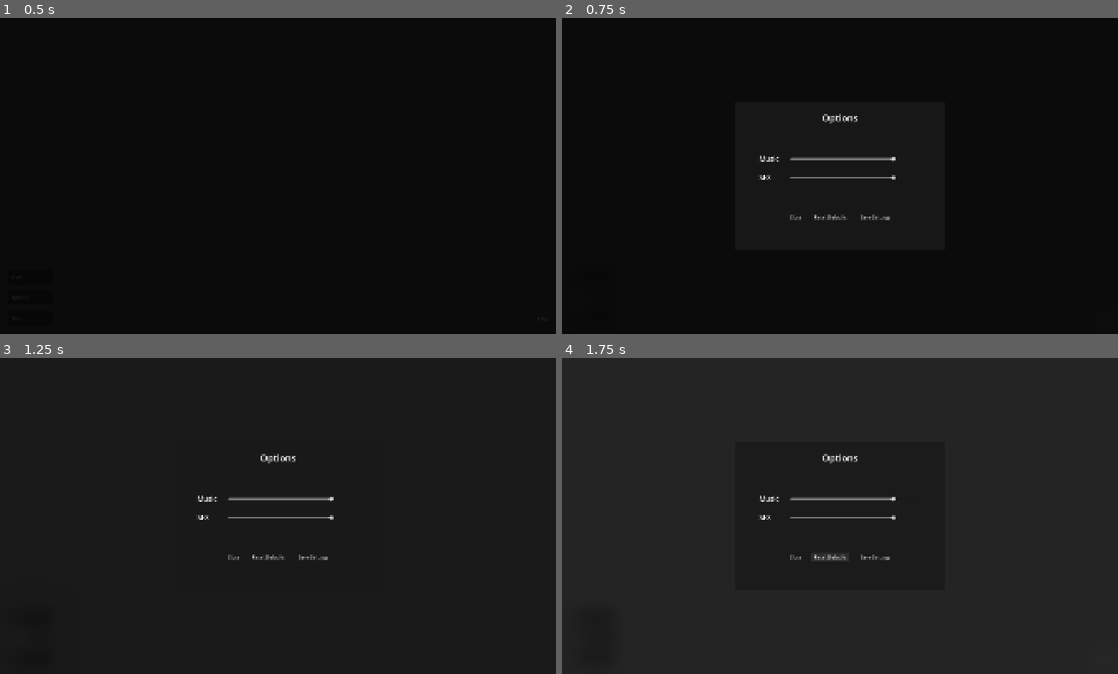
Above: before the commit, frames 1-4 (two rows, left to right).
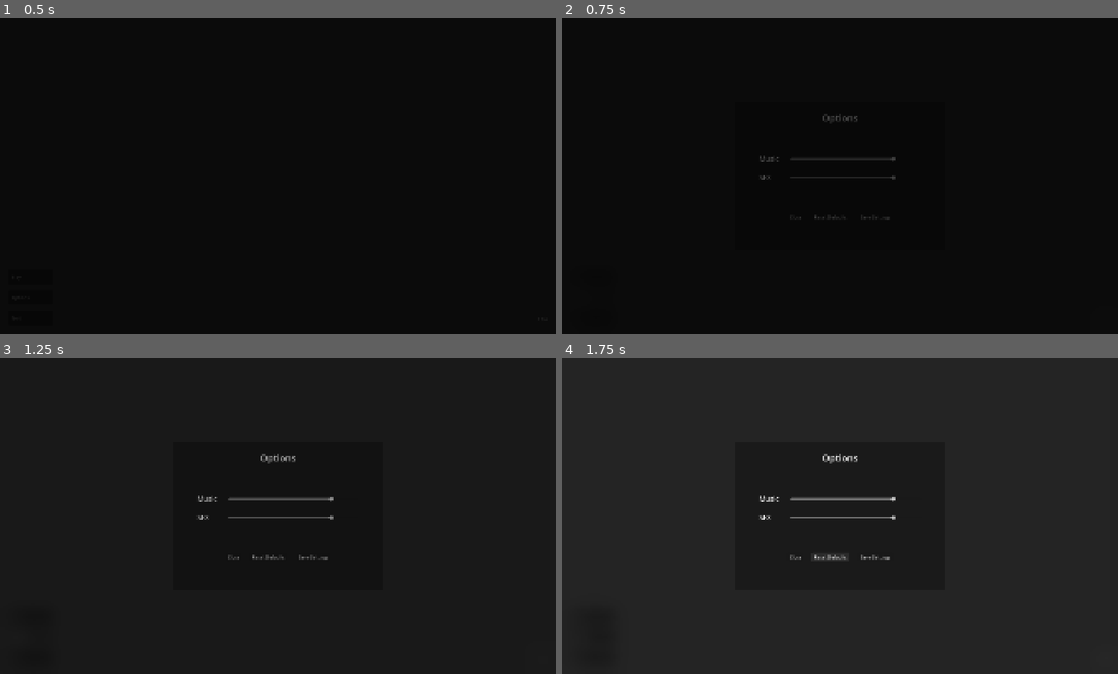
Above: after the commit, the same moments.

Repository: Yolo-Arts/ChoppingLogs
Game: Godot game, scene res://Game/main_game.tscn
The game is run twice, just before and just after one commit, with the same random seed, the same clock (stepped at 60 frames per second) and the same inputs. The engine's default icon, where the game draws it, is replaced by a stand-in: a white triangle on a blue panel in a dark square.
Inputs:
- Up to frame 1 (0.5 s): no input
- Up to frame 2 (0.75 s): click "Options" at 0.5 s
- Up to frame 3 (1.25 s): no input
- Up to frame 4 (1.75 s): click "Reset Defaults" at 1.25 s

Frame 1 is identical in both runs. In frame 2, 0.6% of the frame differs, in the area x 35-60%, y 30-64%; in frame 3, 0.4%; in frame 4, less than 0.1%.

Commit message:
Added bulletin controller
refactored global script so that pause and settings menu are managed through the bulletin controller.

Diff:
--- a/AutoLoads/Globals.gd
+++ b/AutoLoads/Globals.gd
@@ -1,9 +1,4 @@
 extends Node
-
-var settings_menu = null
-var settings_menu_scene: PackedScene = preload("res://UI/settings_menu.tscn")
-var pause_menu = null
-var pause_menu_scene: PackedScene = preload("res://UI/pause_screen.tscn")
 
 @export_enum("Menu", "LevelOne", "LevelTwo", "Endless") var scene: String = "Menu"
 
@@ -19,17 +14,3 @@
 	AudioServer.set_bus_mute(SFX_BUS_ID, user_prefs.sfx_volume < .05)
 	AudioServer.set_bus_volume_db(MUSIC_BUS_ID, linear_to_db(user_prefs.music_volume))
 	AudioServer.set_bus_mute(MUSIC_BUS_ID, user_prefs.music_volume < .05)
-
-func open_settings_menu():
-	if not settings_menu:
-		settings_menu = settings_menu_scene.instantiate()
-		get_tree().root.add_child(settings_menu)
-	else:
-		push_warning("settings menu already exists in this scene")
-
-func open_pause_menu():
-	if not pause_menu:
-		pause_menu = pause_menu_scene.instantiate()
-		get_tree().root.add_child(pause_menu)
-	else:
-		push_warning("pause menu already exists in this scene")
--- a/AutoLoads/event_system.gd
+++ b/AutoLoads/event_system.gd
@@ -1,3 +1,7 @@
 extends Node
 
+signal BUL_create_bulletin
+signal BUL_destroy_bulletin
+signal BUL_destroy_all_bulletins
+
 signal STA_change_stage
--- /dev/null
+++ b/Bulletins/bulletin.gd
@@ -0,0 +1,5 @@
+extends Control
+class_name Bulletin
+
+func initialize(_extra_arg) -> void:
+	pass
--- /dev/null
+++ b/Bulletins/bulletin_template.tscn
@@ -0,0 +1,12 @@
+[gd_scene format=3 uid="uid://clhtfvfgqe3pp"]
+
+[ext_resource type="Script" uid="uid://cndbr06dlux5j" path="res://Bulletins/bulletin.gd" id="1_unf5i"]
+
+[node name="BulletinTemplate" type="Control" unique_id=494102939]
+layout_mode = 3
+anchors_preset = 15
+anchor_right = 1.0
+anchor_bottom = 1.0
+grow_horizontal = 2
+grow_vertical = 2
+script = ExtResource("1_unf5i")
--- /dev/null
+++ b/Game/Config/bulletin_config.gd
@@ -0,0 +1,16 @@
+class_name BulletinConfig
+
+enum Keys{
+	PauseMenu,
+	SettingsMenu
+}
+
+
+static func get_bulletin(bulletin_key:Keys) -> Node:
+	return load(BULLETIN_PATHS[bulletin_key]).instantiate()
+
+
+const BULLETIN_PATHS := {
+	Keys.PauseMenu : "res://UI/pause_screen.tscn",
+	Keys.SettingsMenu : "res://UI/settings_menu.tscn"
+}
--- /dev/null
+++ b/Game/Managers/bulletin_controller.gd
@@ -0,0 +1,28 @@
+extends Node
+
+var bulletins := {}
+
+func _enter_tree() -> void:
+	EventSystem.BUL_create_bulletin.connect(create_bulletin)
+	EventSystem.BUL_destroy_bulletin.connect(destroy_bulletin)
+	EventSystem.BUL_destroy_all_bulletins.connect(destroy_all_bulletins)
+
+func create_bulletin(bulletin_key:BulletinConfig.Keys, _extra_arg = null) -> void:
+	if bulletins.has(bulletin_key):
+		return
+
+	var new_bulletin: Bulletin = BulletinConfig.get_bulletin(bulletin_key)
+	new_bulletin.initialize(_extra_arg)
+	add_child(new_bulletin)
+	bulletins[bulletin_key] = new_bulletin
+
+func destroy_bulletin(bulletin_key:BulletinConfig.Keys) -> void:
+	if bulletins.has(bulletin_key):
+		bulletins[bulletin_key].queue_free()
+		bulletins.erase(bulletin_key)
+
+func destroy_all_bulletins() -> void:
+	for child in get_children():
+		child.queue_free()
+
+	bulletins.clear()
--- a/Game/main_game.tscn
+++ b/Game/main_game.tscn
@@ -1,10 +1,14 @@
 [gd_scene format=3 uid="uid://bd8pw5g1pc7gb"]
 
 [ext_resource type="Script" uid="uid://c2613f8x5vj6g" path="res://Game/Managers/stage_controller.gd" id="1_kxtph"]
+[ext_resource type="Script" uid="uid://now2sdxyg1yo" path="res://Game/Managers/bulletin_controller.gd" id="1_welsx"]
 
 [node name="MainGame" type="Node" unique_id=35583829]
 
 [node name="UILayer" type="CanvasLayer" parent="." unique_id=1208827721]
 
+[node name="BulletinController" type="Node" parent="UILayer" unique_id=1789201587]
+script = ExtResource("1_welsx")
+
 [node name="StageController" type="Node" parent="." unique_id=559222550]
 script = ExtResource("1_kxtph")
--- a/Stages/main/main.gd
+++ b/Stages/main/main.gd
@@ -2,4 +2,5 @@
 
 func _input(event: InputEvent) -> void:
 	if event.is_action_pressed("pause"):
-		Globals.open_pause_menu()
+		#Globals.open_pause_menu()
+		EventSystem.BUL_create_bulletin.emit(BulletinConfig.Keys.PauseMenu)
--- a/Stages/main_menu/start_screen.gd
+++ b/Stages/main_menu/start_screen.gd
@@ -1,7 +1,6 @@
 extends Control
 
 var main_tscn = "uid://cqguftua63irx"
-
 
 func _ready() -> void:
 	Globals.scene = "Menu"
@@ -18,7 +17,7 @@
 
 func _on_options_btn_pressed() -> void:
 	SoundManager.play_menuBtn()
-	Globals.open_settings_menu()
+	EventSystem.BUL_create_bulletin.emit(BulletinConfig.Keys.SettingsMenu)
 
 func _on_quit_btn_pressed() -> void:
 	SoundManager.play_menuBtn()
--- a/UI/pause_screen.gd
+++ b/UI/pause_screen.gd
@@ -1,4 +1,4 @@
-extends CanvasLayer
+extends Bulletin
 
 @onready var resume_btn: Button = %ResumeBtn
 @onready var options_btn: Button = %OptionsBtn
@@ -10,15 +10,19 @@
 	main_menu_btn.pressed.connect(_on_main_menu_btn_pressed)
 	get_tree().paused = true
 
+func _input(event: InputEvent) -> void:
+	if Input.is_action_just_pressed("ui_cancel"):
+		_on_resume_btn_pressed()
+
 func _on_resume_btn_pressed() -> void:
 	get_tree().paused = false
 	SoundManager.play_normalBtn()
-	queue_free()
-
+	EventSystem.BUL_destroy_bulletin.emit(BulletinConfig.Keys.PauseMenu)
 
 func _on_options_btn_pressed() -> void:
 	SoundManager.play_normalBtn()
-	Globals.open_settings_menu()
+	EventSystem.BUL_create_bulletin.emit(BulletinConfig.Keys.SettingsMenu, true)
+	EventSystem.BUL_destroy_bulletin.emit(BulletinConfig.Keys.PauseMenu)
 
 
 func _on_main_menu_btn_pressed() -> void:
--- a/UI/pause_screen.tscn
+++ b/UI/pause_screen.tscn
@@ -1,6 +1,6 @@
 [gd_scene format=3 uid="uid://c0ln2u5hybkr7"]
 
-[ext_resource type="Shader" uid="uid://whc3xvmgjd25" path="res://UI/gaussianBlur.gdshader" id="1_k1q3y"]
+[ext_resource type="Shader" uid="uid://whc3xvmgjd25" path="res://Shaders/gaussianBlur.gdshader" id="1_k1q3y"]
 [ext_resource type="Script" uid="uid://jfk5filh83k" path="res://UI/pause_screen.gd" id="1_pqas3"]
 
 [sub_resource type="ShaderMaterial" id="ShaderMaterial_p4nw2"]
@@ -9,12 +9,19 @@
 shader_parameter/mix_amount = 0.5
 shader_parameter/color_over = Color(0, 0, 0, 1)
 
-[node name="PauseScreen" type="CanvasLayer" unique_id=641903758]
+[node name="PauseScreen" type="Control" unique_id=608497350]
 process_mode = 3
+layout_mode = 3
+anchors_preset = 15
+anchor_right = 1.0
+anchor_bottom = 1.0
+grow_horizontal = 2
+grow_vertical = 2
 script = ExtResource("1_pqas3")
 
 [node name="ColorRect" type="ColorRect" parent="." unique_id=1849549465]
 material = SubResource("ShaderMaterial_p4nw2")
+layout_mode = 1
 anchors_preset = 15
 anchor_right = 1.0
 anchor_bottom = 1.0
@@ -22,6 +29,7 @@
 grow_vertical = 2
 
 [node name="MarginContainer" type="MarginContainer" parent="." unique_id=271093209]
+layout_mode = 1
 anchors_preset = 4
 anchor_top = 0.5
 anchor_bottom = 0.5
--- a/UI/settings_menu.gd
+++ b/UI/settings_menu.gd
@@ -1,10 +1,12 @@
-extends CanvasLayer
+extends Bulletin
 @onready var music_slider: HSlider = %MusicSlider
 @onready var sfx_slider: HSlider = %SFXSlider
 @onready var MUSIC_BUS_ID = AudioServer.get_bus_index("Music")
 @onready var SFX_BUS_ID = AudioServer.get_bus_index("SFX")
 
 var user_prefs: UserPrefs
+
+var open_pause_menu_after_closing = false
 
 func _ready() -> void:
 	user_prefs = UserPrefs.load_or_create()
@@ -18,6 +20,8 @@
 	if Input.is_action_just_pressed("ui_cancel"):
 		close_settings()
 
+func initialize(_open_pause_menu_after_closing) -> void:
+	open_pause_menu_after_closing = _open_pause_menu_after_closing
 
 func _on_music_slider_value_changed(value: float) -> void:
 	AudioServer.set_bus_volume_db(MUSIC_BUS_ID, linear_to_db(value))
@@ -45,7 +49,13 @@
 	if sfx_slider:
 		sfx_slider.value = user_prefs.sfx_volume
 	SoundManager.play_normalBtn()
-	queue_free()
+	#queue_free()
+
+	if open_pause_menu_after_closing:
+		EventSystem.BUL_create_bulletin.emit(BulletinConfig.Keys.PauseMenu)
+
+	EventSystem.BUL_destroy_bulletin.emit(BulletinConfig.Keys.SettingsMenu)
+
 
 func _on_save_settings_btn_pressed() -> void:
 	user_prefs.music_volume = music_slider.value
--- a/UI/settings_menu.tscn
+++ b/UI/settings_menu.tscn
@@ -1,7 +1,7 @@
-[gd_scene load_steps=4 format=3 uid="uid://d268i642aacxu"]
+[gd_scene format=3 uid="uid://d268i642aacxu"]
 
 [ext_resource type="Script" uid="uid://du1avlrimx8tk" path="res://UI/settings_menu.gd" id="1_77no7"]
-[ext_resource type="Shader" uid="uid://whc3xvmgjd25" path="res://UI/gaussianBlur.gdshader" id="2_jkv84"]
+[ext_resource type="Shader" uid="uid://whc3xvmgjd25" path="res://Shaders/gaussianBlur.gdshader" id="2_jkv84"]
 
 [sub_resource type="ShaderMaterial" id="ShaderMaterial_0adsa"]
 shader = ExtResource("2_jkv84")
@@ -9,19 +9,28 @@
 shader_parameter/mix_amount = 0.5
 shader_parameter/color_over = Color(0, 0, 0, 1)
 
-[node name="SettingsMenu" type="CanvasLayer"]
+[node name="SettingsMenu" type="Control" unique_id=2129446040]
 process_mode = 3
+z_index = 2
+layout_mode = 3
+anchors_preset = 15
+anchor_right = 1.0
+anchor_bottom = 1.0
+grow_horizontal = 2
+grow_vertical = 2
 script = ExtResource("1_77no7")
 
-[node name="ColorRect" type="ColorRect" parent="."]
+[node name="ColorRect" type="ColorRect" parent="." unique_id=128800599]
 material = SubResource("ShaderMaterial_0adsa")
+layout_mode = 1
 anchors_preset = 15
 anchor_right = 1.0
 anchor_bottom = 1.0
 grow_horizontal = 2
 grow_vertical = 2
 
-[node name="PanelContainer" type="PanelContainer" parent="."]
+[node name="PanelContainer" type="PanelContainer" parent="." unique_id=1413402330]
+layout_mode = 1
 anchors_preset = 8
 anchor_left = 0.5
 anchor_top = 0.5
@@ -34,10 +43,10 @@
 grow_horizontal = 2
 grow_vertical = 2
 
-[node name="Panel" type="Panel" parent="PanelContainer"]
+[node name="Panel" type="Panel" parent="PanelContainer" unique_id=128127818]
 layout_mode = 2
 
-[node name="VBoxContainer" type="VBoxContainer" parent="PanelContainer/Panel"]
+[node name="VBoxContainer" type="VBoxContainer" parent="PanelContainer/Panel" unique_id=186689825]
 layout_mode = 1
 anchors_preset = 5
 anchor_left = 0.5
@@ -47,41 +56,41 @@
 offset_bottom = 258.0
 grow_horizontal = 2
 
-[node name="MarginContainer" type="MarginContainer" parent="PanelContainer/Panel/VBoxContainer"]
+[node name="MarginContainer" type="MarginContainer" parent="PanelContainer/Panel/VBoxContainer" unique_id=586008946]
 layout_mode = 2
 size_flags_horizontal = 4
 theme_override_constants/margin_top = 30
 
-[node name="OptionsTitle" type="Label" parent="PanelContainer/Panel/VBoxContainer/MarginContainer"]
+[node name="OptionsTitle" type="Label" parent="PanelContainer/Panel/VBoxContainer/MarginContainer" unique_id=121406686]
 layout_mode = 2
 theme_override_font_sizes/font_size = 32
 text = "Options"
 
-[node name="TopSeperator" type="HSeparator" parent="PanelContainer/Panel/VBoxContainer"]
+[node name="TopSeperator" type="HSeparator" parent="PanelContainer/Panel/VBoxContainer" unique_id=794498178]
 modulate = Color(1, 1, 1, 0)
 layout_mode = 2
 theme_override_constants/separation = 60
 
-[node name="TopSeperator2" type="HSeparator" parent="PanelContainer/Panel/VBoxContainer"]
+[node name="TopSeperator2" type="HSeparator" parent="PanelContainer/Panel/VBoxContainer" unique_id=414772498]
 layout_mode = 2
 theme_override_constants/separation = 30
 
-[node name="OptionsContainer" type="GridContainer" parent="PanelContainer/Panel/VBoxContainer"]
+[node name="OptionsContainer" type="GridContainer" parent="PanelContainer/Panel/VBoxContainer" unique_id=725174025]
 layout_mode = 2
 theme_override_constants/v_separation = 30
 columns = 3
 
-[node name="MusicLabel" type="Label" parent="PanelContainer/Panel/VBoxContainer/OptionsContainer"]
+[node name="MusicLabel" type="Label" parent="PanelContainer/Panel/VBoxContainer/OptionsContainer" unique_id=1822630746]
 layout_mode = 2
 size_flags_horizontal = 4
 theme_override_font_sizes/font_size = 24
 text = "Music"
 
-[node name="VSeparator" type="VSeparator" parent="PanelContainer/Panel/VBoxContainer/OptionsContainer"]
+[node name="VSeparator" type="VSeparator" parent="PanelContainer/Panel/VBoxContainer/OptionsContainer" unique_id=1420684041]
 layout_mode = 2
 theme_override_constants/separation = 30
 
-[node name="MusicSlider" type="HSlider" parent="PanelContainer/Panel/VBoxContainer/OptionsContainer"]
+[node name="MusicSlider" type="HSlider" parent="PanelContainer/Panel/VBoxContainer/OptionsContainer" unique_id=1154025234]
 unique_name_in_owner = true
 layout_mode = 2
 size_flags_horizontal = 3
@@ -91,15 +100,15 @@
 step = 0.05
 value = 0.8
 
-[node name="SFXLabel" type="Label" parent="PanelContainer/Panel/VBoxContainer/OptionsContainer"]
+[node name="SFXLabel" type="Label" parent="PanelContainer/Panel/VBoxContainer/OptionsContainer" unique_id=430768669]
 layout_mode = 2
 theme_override_font_sizes/font_size = 24
 text = "SFX"
 
-[node name="VSeparator2" type="VSeparator" parent="PanelContainer/Panel/VBoxContainer/OptionsContainer"]
+[node name="VSeparator2" type="VSeparator" parent="PanelContainer/Panel/VBoxContainer/OptionsContainer" unique_id=991139976]
 layout_mode = 2
 
-[node name="SFXSlider" type="HSlider" parent="PanelContainer/Panel/VBoxContainer/OptionsContainer"]
+[node name="SFXSlider" type="HSlider" parent="PanelContainer/Panel/VBoxContainer/OptionsContainer" unique_id=832692617]
 unique_name_in_owner = true
 layout_mode = 2
 size_flags_horizontal = 3
@@ -109,33 +118,33 @@
 step = 0.05
 value = 0.8
 
-[node name="BottomSeperator" type="HSeparator" parent="PanelContainer/Panel/VBoxContainer"]
+[node name="BottomSeperator" type="HSeparator" parent="PanelContainer/Panel/VBoxContainer" unique_id=947347240]
 layout_mode = 2
 theme_override_constants/separation = 30
 
-[node name="BottomSeperator2" type="HSeparator" parent="PanelContainer/Panel/VBoxContainer"]
+[node name="BottomSeperator2" type="HSeparator" parent="PanelContainer/Panel/VBoxContainer" unique_id=1009826066]
 modulate = Color(1, 1, 1, 0)
 layout_mode = 2
 theme_override_constants/separation = 60
 
-[node name="OptionsBackContainer" type="HBoxContainer" parent="PanelContainer/Panel/VBoxContainer"]
+[node name="OptionsBackContainer" type="HBoxContainer" parent="PanelContainer/Panel/VBoxContainer" unique_id=1164706461]
 layout_mode = 2
 size_flags_horizontal = 4
 theme_override_constants/separation = 30
 
-[node name="CloseBtn" type="Button" parent="PanelContainer/Panel/VBoxContainer/OptionsBackContainer"]
+[node name="CloseBtn" type="Button" parent="PanelContainer/Panel/VBoxContainer/OptionsBackContainer" unique_id=1790599544]
 layout_mode = 2
 size_flags_horizontal = 2
 mouse_default_cursor_shape = 2
 text = " Close"
 
-[node name="ResetDefaultsBtn" type="Button" parent="PanelContainer/Panel/VBoxContainer/OptionsBackContainer"]
+[node name="ResetDefaultsBtn" type="Button" parent="PanelContainer/Panel/VBoxContainer/OptionsBackContainer" unique_id=1492862174]
 layout_mode = 2
 size_flags_horizontal = 10
 mouse_default_cursor_shape = 2
 text = " Reset Defaults "
 
-[node name="SaveSettingsBtn" type="Button" parent="PanelContainer/Panel/VBoxContainer/OptionsBackContainer"]
+[node name="SaveSettingsBtn" type="Button" parent="PanelContainer/Panel/VBoxContainer/OptionsBackContainer" unique_id=387430187]
 layout_mode = 2
 text = " Save Settings "
 
Not shown, added: Bulletins/bulletin.gd.uid
Not shown, added: Game/Config/bulletin_config.gd.uid
Not shown, added: Game/Managers/bulletin_controller.gd.uid
Renamed: UI/gaussianBlur.gdshader -> Shaders/gaussianBlur.gdshader
Renamed: UI/gaussianBlur.gdshader.uid -> Shaders/gaussianBlur.gdshader.uid
